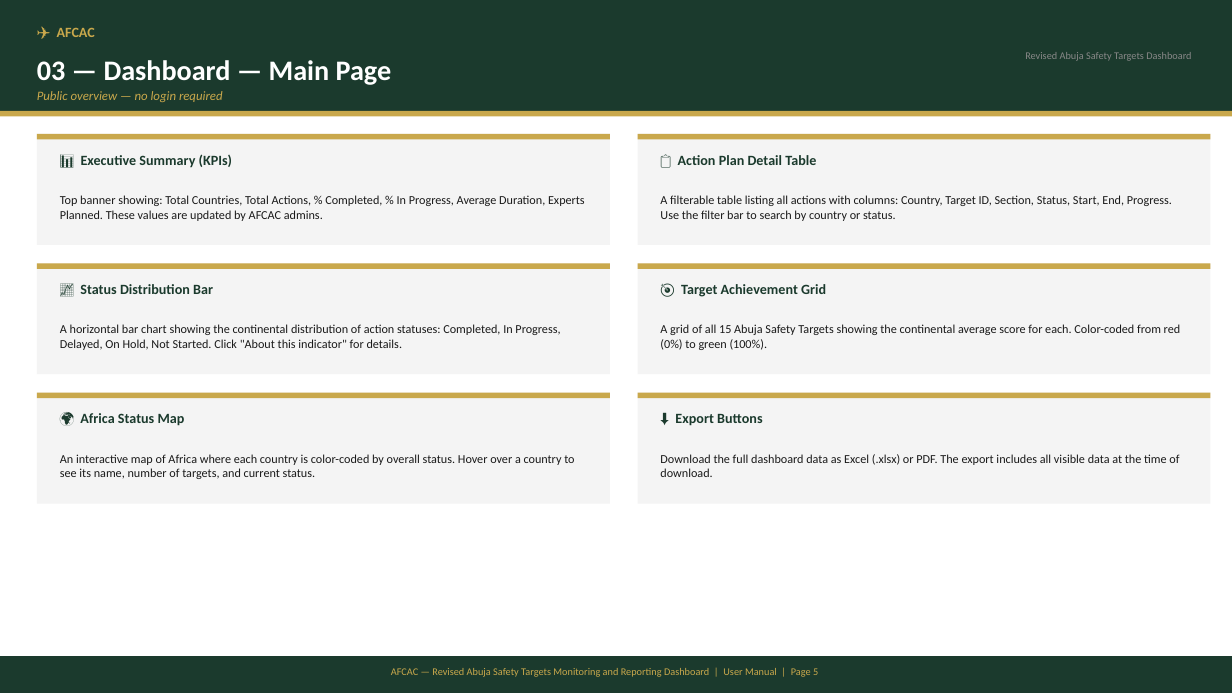
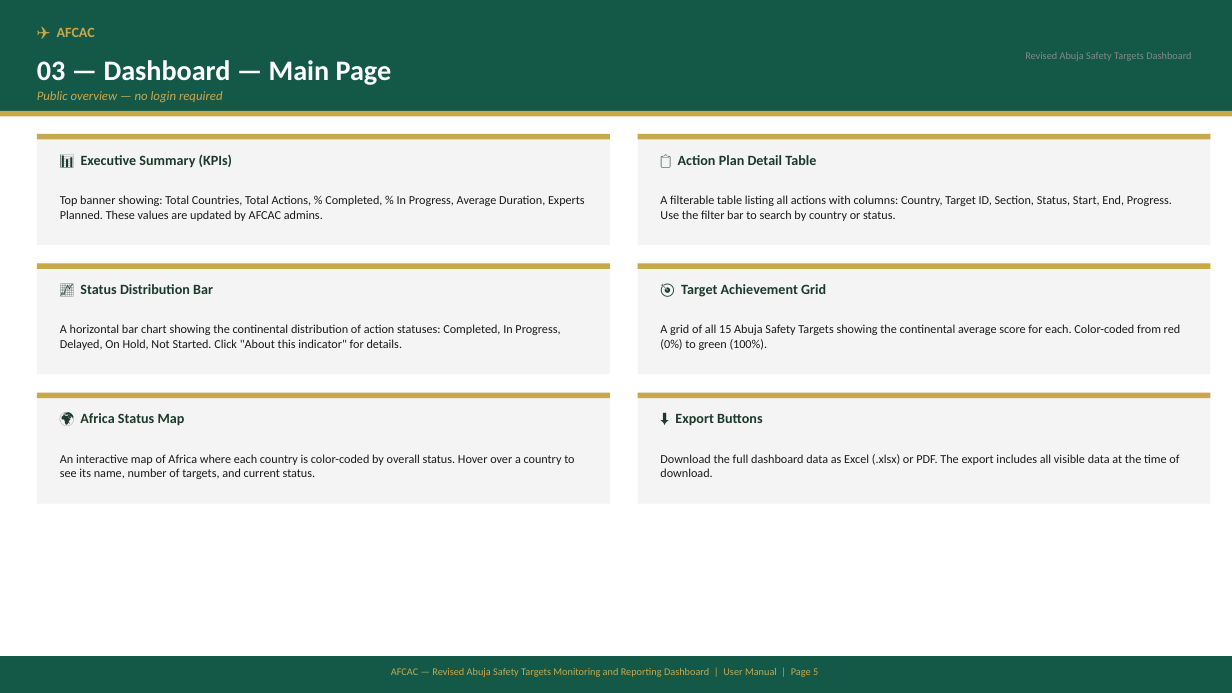
Before and after one commit to seninfosec-sn/Afcac-Dashboard, a slide deck: slide 5 of AFCAC_RAST_Dashboard_User_Manual.pptx. Drawn at 1232x693 pixels with LibreOffice and Linux fonts; fonts in the diff are those of the drawing. Boxes give left, top, right and bottom in pixels: in the first picture for what was removed or moved away, otherwise in the second. Text is boxed around its words. In the diff, an @@ line names an element or a change of style, - is before the commit and + after.

```diff
--- a/AFCAC_RAST_Dashboard_User_Manual.pptx
+++ b/AFCAC_RAST_Dashboard_User_Manual.pptx
@@ rectangle at (x1=0, y1=0, x2=1232, y2=111): fill #1B3A2D to #145847 @@
@@ rectangle at (x1=0, y1=656, x2=1232, y2=693): fill #1B3A2D to #145847 @@
```
Also in this commit, not shown: 11 other slides changed.
